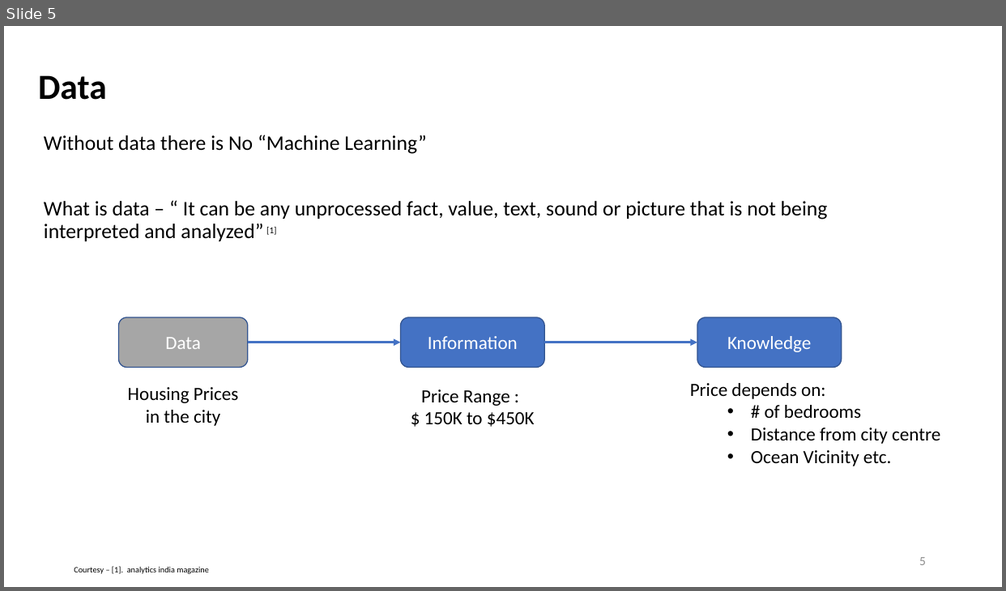
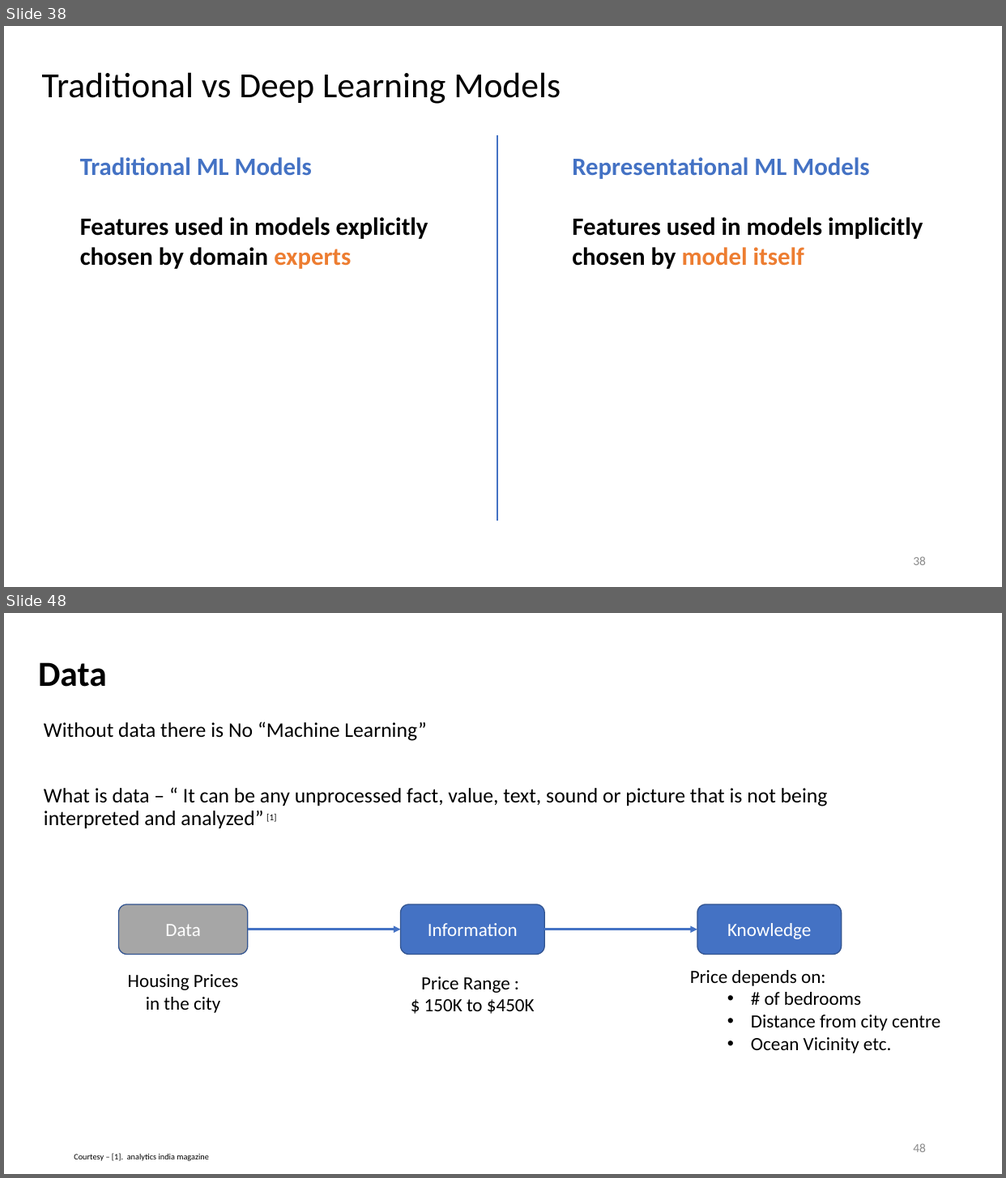
Before and after one commit to khemrajsawant/ML, a slide deck: Machine Learning.pptx. Shown one above the other, each under a label of ours: slide 5 before the commit, slides 38 and 48 after it; the slides between them are not shown. The pictures are 1006x591 and 1006x1178 pixels, drawn with LibreOffice and Linux fonts; fonts in the diff are those of the drawing. Boxes give left, top, right and bottom in pixels: in the first picture for what was removed or moved away, otherwise in the second. Text is boxed around its words. In the diff, an @@ line names an element or a change of style, - is before the commit and + after.

```diff
--- a/Machine Learning.pptx
+++ b/Machine Learning.pptx
@@ slide 38 added at (4, 26, 1002, 587), background #FFFFFF @@
@@ title added at (42, 72, 560, 104), 34 pt, text #000000 @@
+Traditional vs Deep Learning Models
@@ line added from (497, 135) to (497, 521), #4472C4 1.5 pt @@
@@ text added at (80, 157, 428, 269), 24 pt, text #000000, bold @@
+Traditional ML Models
+Features used in models explicitly chosen by domain experts
@@ text added at (572, 157, 923, 269), 24 pt, text #000000, bold @@
+Representational ML Models
+Features used in models implicitly chosen by model itself
@@ page number added at (913, 557, 926, 565), 12 pt, text #8C8C8C @@
+38
@@ what was slide 5 is now slide 48 @@
@@ page number at (913, 1144, 926, 1152): text changed @@
-5
+48
```
Also in this commit, not shown: 2 slides changed, 48 other slides added.
